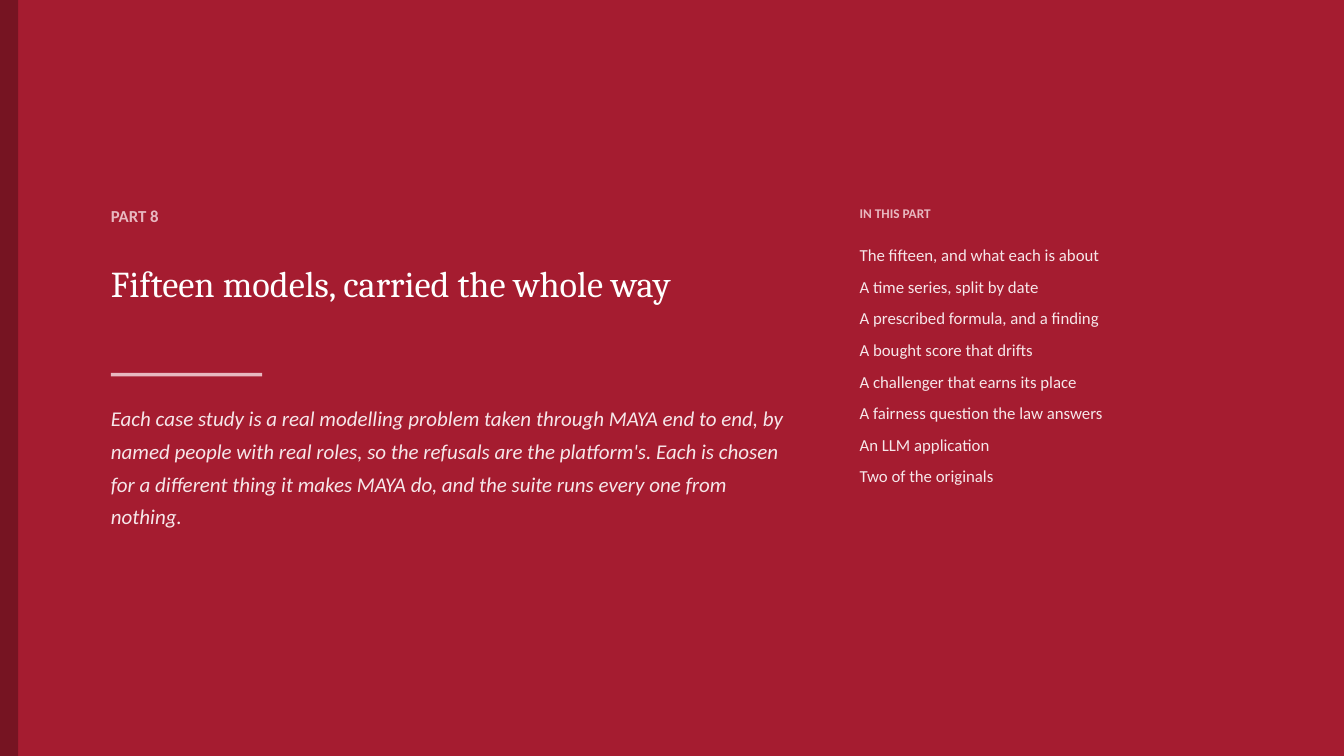
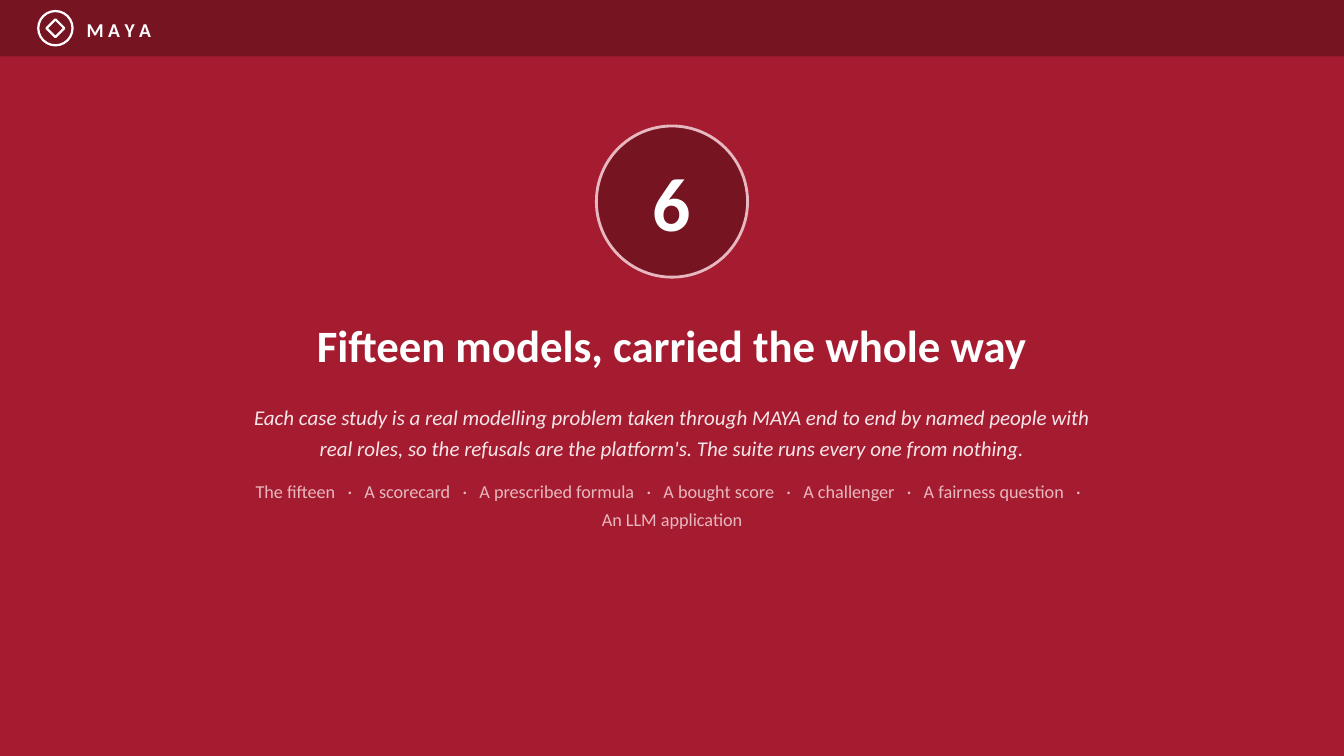
Before and after one commit to ajsinha/maya, a slide deck: slide 49 of docs/publications/MAYA-Model-Management-Formalism-and-System-Design.pptx (slide 59 before the commit). Drawn at 1344x756 pixels with LibreOffice and Linux fonts; fonts in the diff are those of the drawing. Boxes give left, top, right and bottom in pixels: in the first picture for what was removed or moved away, otherwise in the second. Text is boxed around its words. In the diff, an @@ line names an element or a change of style, - is before the commit and + after.

Commit message:
The deck retold as a briefing: TL;DR, ten principles, supervisors' words, architecture, a model's journey, then eight parts with screenshots, worked studies and a graded comparison, in MAYA's crimson; landing page numbers counted from the code

```diff
--- a/docs/publications/MAYA-Model-Management-Formalism-and-System-Design.pptx
+++ b/docs/publications/MAYA-Model-Management-Formalism-and-System-Design.pptx
@@ rectangle resized from (x1=0, y1=0, x2=18, y2=756) to (x1=0, y1=0, x2=1344, y2=56) @@
@@ ellipse added at (x1=38, y1=11, x2=73, y2=45), outline #FFFFFF 1.6 pt @@
@@ diamond added at (x1=46, y1=19, x2=65, y2=37), outline #FFFFFF 1.6 pt @@
@@ text added at (x1=87, y1=24, x2=151, y2=37), 14 pt, text #FFFFFF, bold @@
+M A Y A
@@ ellipse added at (x1=597, y1=126, x2=748, y2=277), fill #761422, outline #E8B8C0 2 pt @@
@@ text added at (x1=653, y1=179, x2=691, y2=232), 54 pt, text #FFFFFF, bold @@
+6
@@ text removed at (x1=860, y1=209, x2=931, y2=218) @@
-IN THIS PART
@@ text removed at (x1=111, y1=210, x2=158, y2=222) @@
-PART 8
@@ text removed at (x1=860, y1=249, x2=1103, y2=485) @@
-The fifteen, and what each is about
-A time series, split by date
-A prescribed formula, and a finding
-A bought score that drifts
-A challenger that earns its place
-A fairness question the law answers
-An LLM application
-Two of the originals
@@ text "Fifteen models, carried the whole ..." moved from (x1=111, y1=271, x2=671, y2=305) to (x1=317, y1=330, x2=1026, y2=369) @@
@@ text "Fifteen models, carried the whole ..." at (x1=317, y1=330, x2=1026, y2=369): size 26 to 32 pt, font Cambria to Calibri, bold on; alignment left to centre @@
@@ rectangle removed at (x1=111, y1=373, x2=262, y2=377) @@
@@ text at (x1=254, y1=410, x2=1089, y2=529): text changed @@
-Each case study is a real modelling problem taken through MAYA end to end, by named people with real roles, so the refusals are the platform's. Each is chosen for a different thing it makes MAYA do, and the suite runs every one from nothing.
+Each case study is a real modelling problem taken through MAYA end to end by named people with real roles, so the refusals are the platform's. The suite runs every one from nothing.
+The fifteen · A scorecard · A prescribed formula · A bought score · A challenger · A fairness question · An LLM application
```
Also in this commit, not shown: 30 other slides changed, 38 slides added, 41 slides removed, 19 other files.
